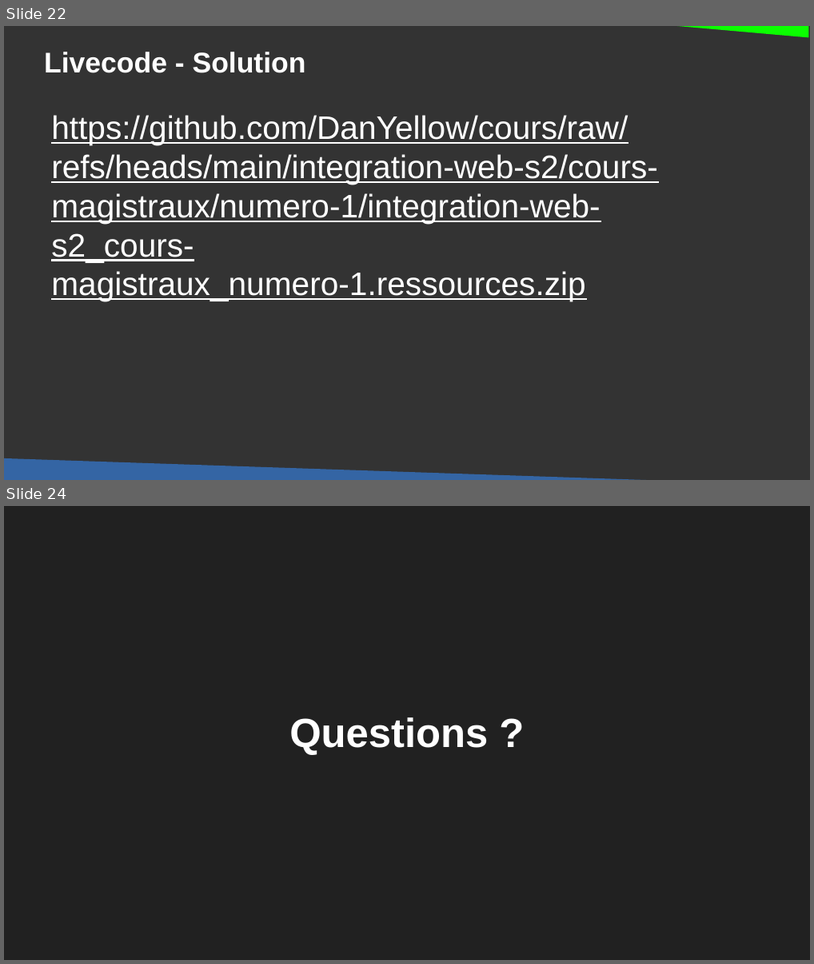
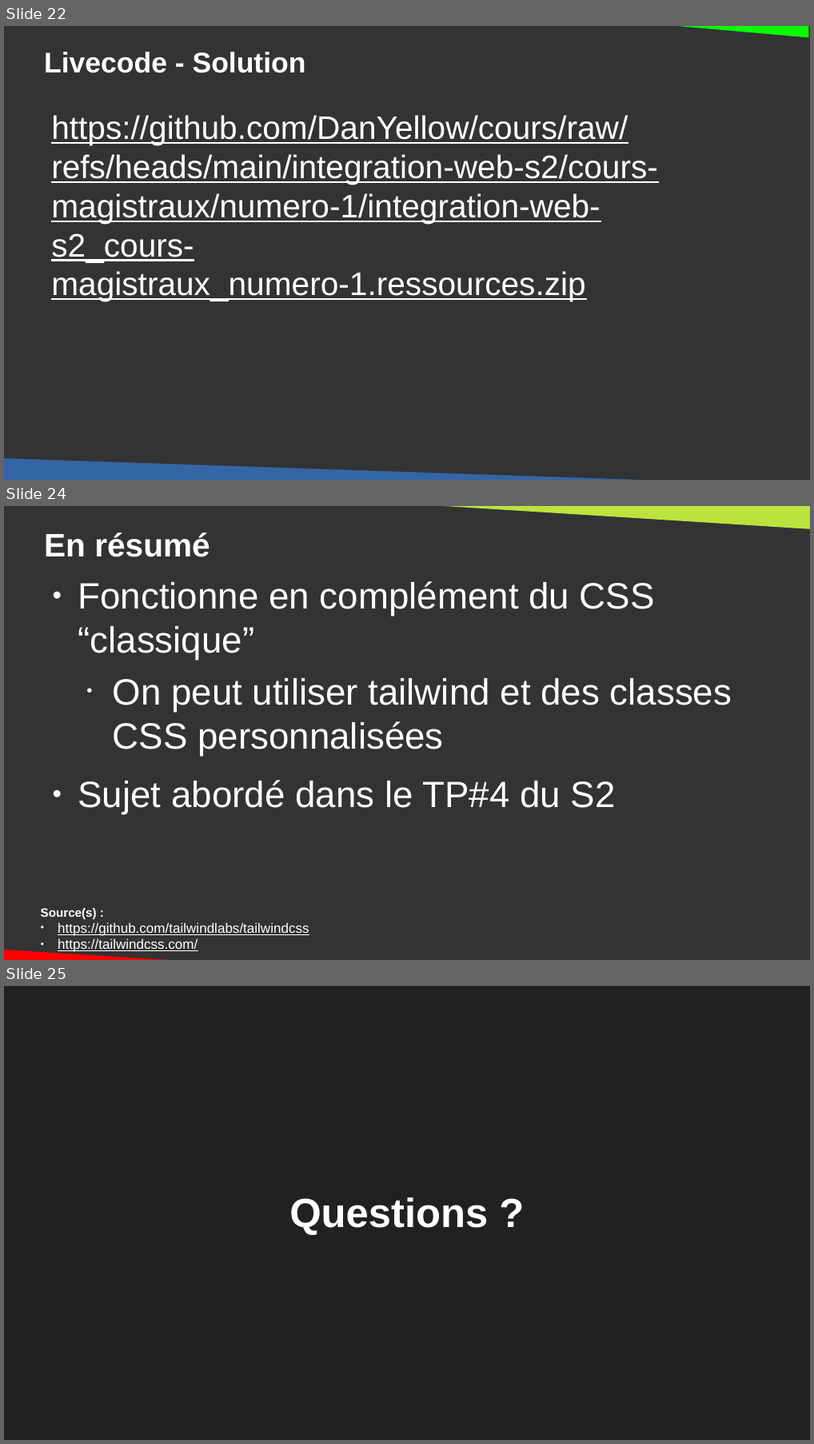
Before and after one commit to DanYellow/cours, a slide deck: integration-web-s2/cours-magistraux/numero-1/presentation.odp. Shown one above the other, each under a label of ours: slides 22 and 24 before the commit, slides 22, 24 and 25 after it; the slides between them are not shown. The pictures are 814x964 and 814x1444 pixels, drawn with LibreOffice and Linux fonts; fonts in the diff are those of the drawing. Boxes give left, top, right and bottom in pixels: in the first picture for what was removed or moved away, otherwise in the second. Text is boxed around its words. In the diff, an @@ line names an element or a change of style, - is before the commit and + after.

```diff
--- a/integration-web-s2/cours-magistraux/numero-1/presentation.odp
+++ b/integration-web-s2/cours-magistraux/numero-1/presentation.odp
@@ slide 24 added at (4, 506, 810, 960), background #333333 @@
@@ right triangle added at (394, 506, 810, 529), fill #BBE33D @@
@@ title added at (44, 532, 210, 557), 32 pt, text #FFFFFF, bold @@
+En résumé
@@ text added at (78, 581, 732, 814), 36 pt, text #FFFFFF @@
+● Fonctionne en complément du CSS “classique”
+  • On peut utiliser tailwind et des classes CSS personnalisées
+● Sujet abordé dans le TP#4 du S2
@@ text added at (41, 908, 309, 952), 13.4 pt, text #FFFFFF, underline @@
+Source(s) :
+● https://github.com/tailwindlabs/tailwindcss
+● https://tailwindcss.com/
@@ right triangle added at (4, 938, 242, 960), fill #FF0000 @@
@@ what was slide 24 is now slide 25 @@
```
Also in this commit, not shown: 3 slides changed, 4 other files.
